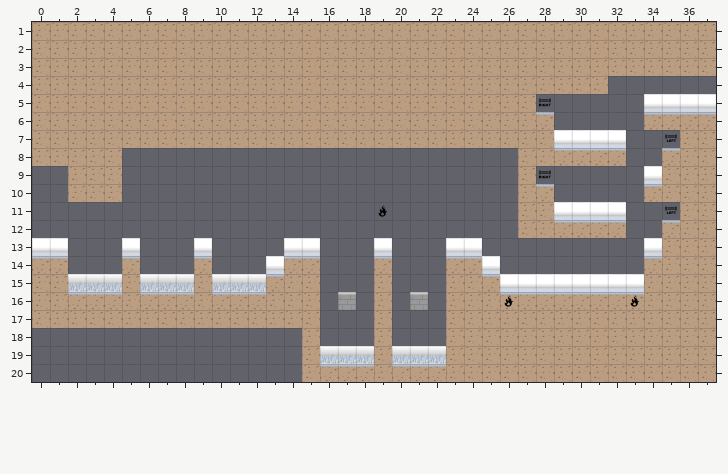
Tiled map (JSON): resources/maps/level1_stage2.json. Above is the file before it was changed.
Cells are 64x64 px. Shown: x 0..37, y 1..20.
Once edited:
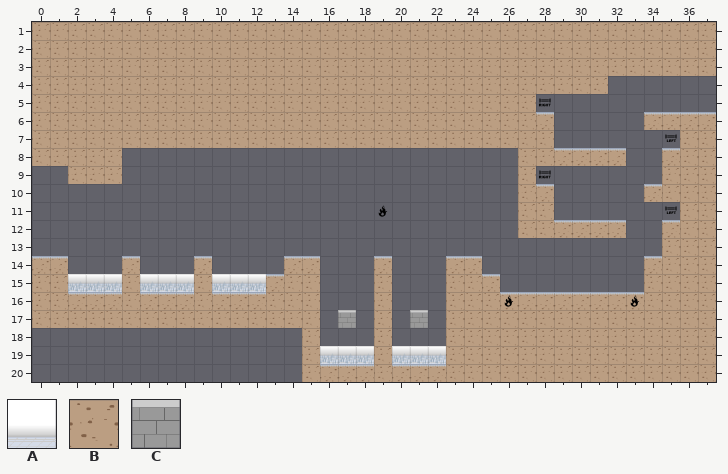
Key: from "tilesheet": A 2, B 4, C 6.
_ is an empty cell, . an unchanged one.
Diff:
--- layer "background"
@@ x 34..37 @@
- 5 AAAA
+ 5 ____
@@ x 29..32 @@
- 7 AAAA
+ 7 ____
@@ x 34..34 @@
- 9 A
+ 9 _
@@ x 29..32 @@
-11 AAAA
+11 ____
@@ x 0..34 @@
-13 AA...A...A....AA...A...AA.........A
-14 .............A...........A.........
-15 ..........................AAAAAAAA.
+13 __..._..._....__..._...__........._
+14 ............._..........._.........
+15 ..........................________.
--- layer "floor"
@@ x 2..4 @@
-10 BBB
+10 ___
--- layer "traps"
@@ x 17..21 @@
-16 C...C
-17 _..._
+16 _..._
+17 C...C
